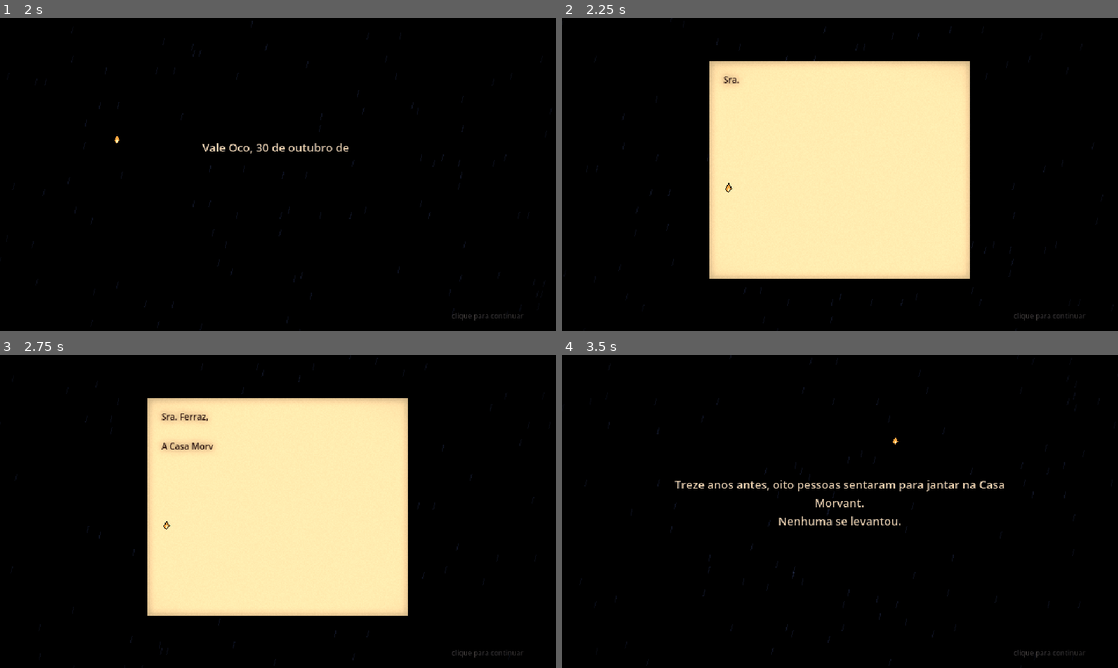
Above: before the commit, frames 1-4 (two rows, left to right).
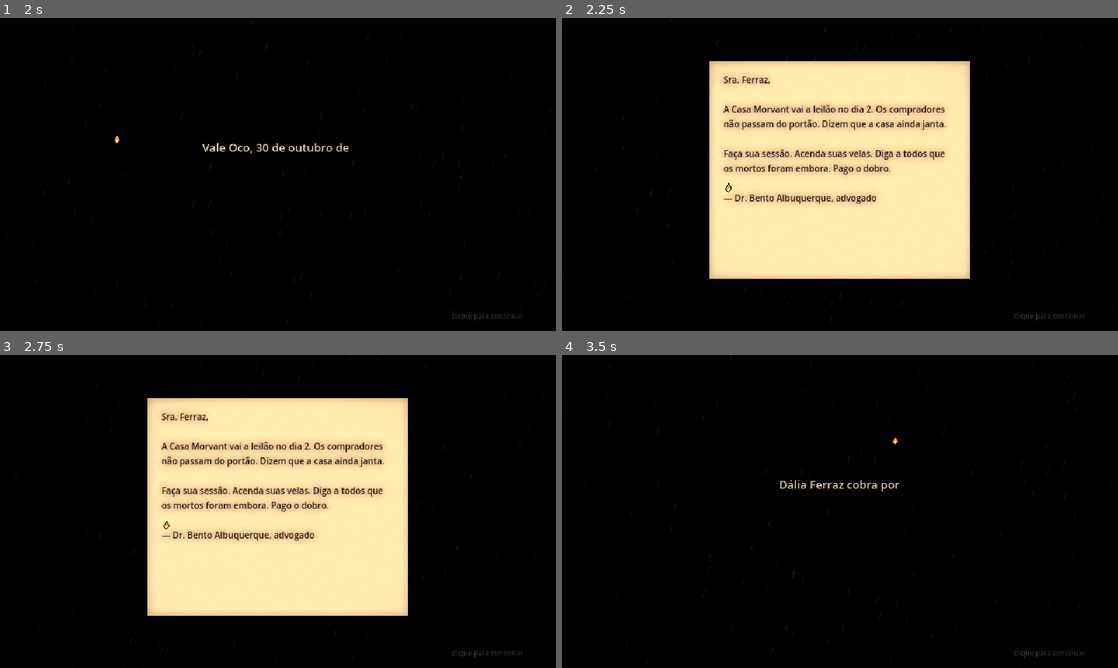
Above: after the commit, the same moments.

Repository: igonozoid/hollowveil
Game: Godot game, scene res://main.tscn
The game is run twice, just before and just after one commit, with the same random seed, the same clock (stepped at 60 frames per second) and the same inputs.
Inputs (mouse positions are in pixels of both pictures, inside the frame that each line leads up to):
- Up to frame 1 (2 s): tap Enter at 0.5 s; move the mouse to (400, 158) at 0.52 s; hold Right (ui_right) 0.53-1.25 s; tap Z at 0.6 s; click (400, 158) at 0.67 s; click "Nova investigação" at 1.25 s
- Up to frame 2 (2.25 s): move the mouse to (728, 190) at 2.02 s; hold Down (ui_down) from 2.03 s (still down); tap Backspace at 2.1 s; click (728, 190) at 2.17 s
- Up to frame 3 (2.75 s): keep holding Down (ui_down)
- Up to frame 4 (3.5 s): move the mouse to (895, 442) at 2.77 s; release Down (ui_down) at 2.78 s; hold Right (ui_right) from 2.78 s (still down); tap Q at 2.85 s; click (895, 442) at 2.92 s

Frame 1 is identical in both runs. In frame 2, 4.5% of the frame differs, in the area x 29-69%, y 18-60%; in frame 3, 4.1%; in frame 4, 1.1%.

Commit message:
Introdução: clicar na carta avança (a folha não segura mais o clique)
Co-Authored-By: Claude Opus 5.5 <noreply@anthropic.com>

Diff:
--- a/game/scripts/ui/intro.gd
+++ b/game/scripts/ui/intro.gd
@@ -25,6 +25,8 @@
 	paper.position = Vector2(170, 50)
 	paper.size = Vector2(300, 250)
 	paper.hide()
+	# A folha é só desenho: o clique tem que passar para avançar a carta.
+	paper.mouse_filter = Control.MOUSE_FILTER_IGNORE
 	add_child(paper)
 	label.position = Vector2(120, 140)
 	label.size = Vector2(400, 100)
Not shown, added: game/scripts/core/relics.gd.uid
Not shown, added: game/scripts/house/views/attic.gd.uid
Not shown, added: game/scripts/house/views/clock_tower.gd.uid
Not shown, added: game/scripts/house/views/theater.gd.uid
Not shown, added: game/scripts/puzzles/bau.gd.uid
Not shown, added: game/scripts/puzzles/luar.gd.uid
Not shown, added: game/scripts/puzzles/montagem.gd.uid
Not shown, added: game/scripts/ui/relicario.gd.uid
